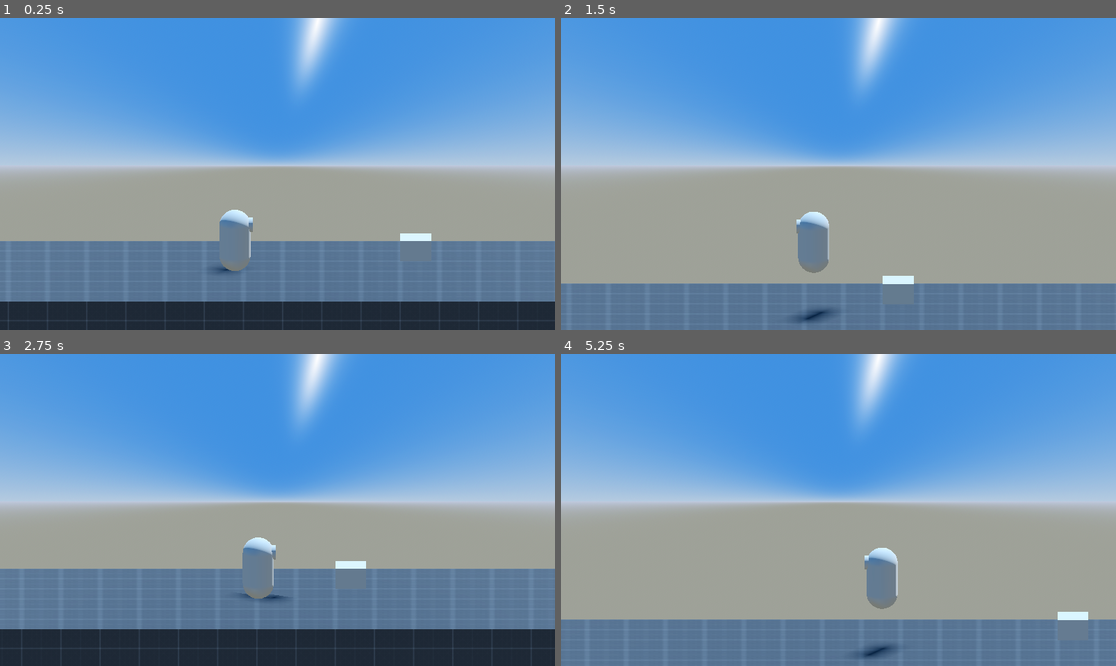
Above: before the commit, frames 1-4 (two rows, left to right).
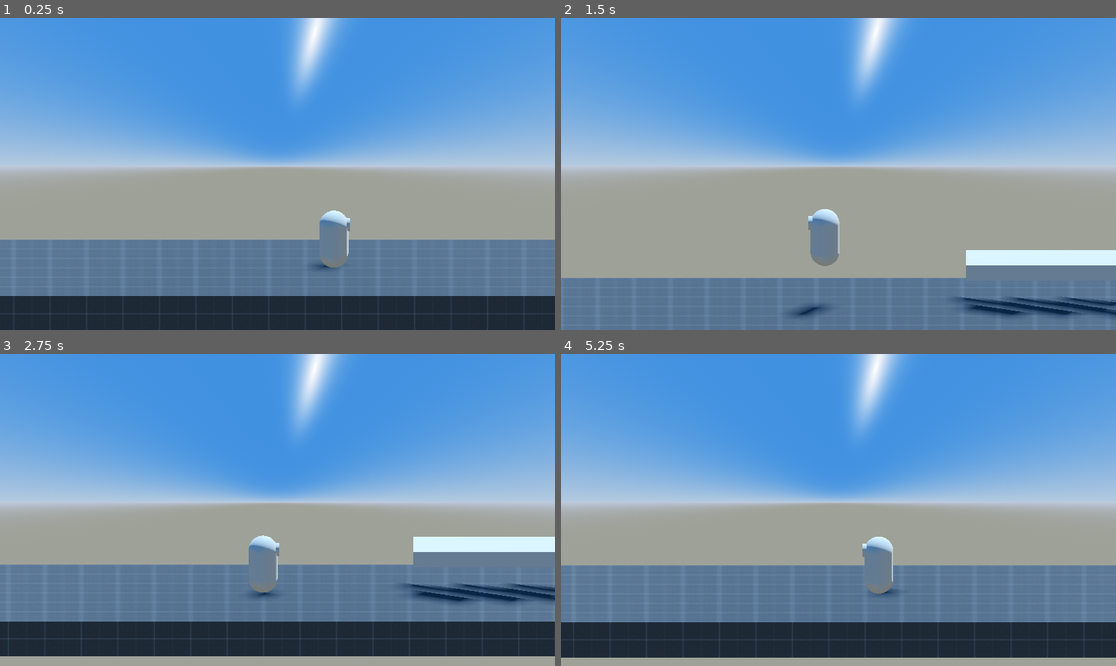
Above: after the commit, the same moments.

Repository: Studio-DIGS/project-monkey-bite
Game: Godot game, scene res://scenes/world.tscn
Two runs of this game, one before a commit and one after it. Both use one fixed random seed, a clock stepped at 60 frames per second and the inputs below. The project has no main scene, so this scene is started directly.
Inputs:
- Up to frame 1 (0.25 s): no input
- Up to frame 2 (1.5 s): hold D (right) 0.53-1.28 s; tap Space (jump) at 0.77 s; hold A (left) from 1.28 s (still down)
- Up to frame 3 (2.75 s): tap Space (jump) at 1.52 s; release A (left) at 2.03 s; hold D (right) from 2.03 s (still down)
- Up to frame 4 (5.25 s): tap Space (jump) at 3.02, 3.77, 4.52 s; release D (right) at 3.53 s; hold A (left) from 3.53 s (still down)

The runs differ from the first frame. In frame 1, 3.7% of the frame differs, in the area x 0-100%, y 61-100%; in frame 2, 6.7%; in frame 3, 11%; in frame 4, 31%, in the area x 0-100%, y 58-100%.

Commit message:
configuring movement parameters

Diff:
--- a/scenes/world.tscn
+++ b/scenes/world.tscn
@@ -40,21 +40,27 @@
 size = Vector3(500, 1, 6)
 
 [node name="CSGBox3D2" type="CSGBox3D" parent="."]
-transform = Transform3D(-4.37114e-08, 0, -1, 0, 1, 0, 1, 0, -4.37114e-08, 3.01343, 0.130621, -1.71747)
+transform = Transform3D(-8.87803e-08, 0, -5.4322, 0, 0.55144, 0, 2.03106, 0, -2.37449e-07, 9.14371, 1.42254, 0.0168887)
+use_collision = true
+
+[node name="CSGBox3D3" type="CSGBox3D" parent="."]
+transform = Transform3D(-8.87803e-08, 0, -5.4322, 0, 0.55144, 0, 2.03106, 0, -2.37449e-07, 15.4609, 3.33729, 0.0168887)
+use_collision = true
 
 [node name="Player" parent="." instance=ExtResource("2_yuvdp")]
 transform = Transform3D(-4.37114e-08, 0, -1, 0, 1, 0, 1, 0, -4.37114e-08, -2.78614, 1.41166, -0.0926752)
-ACCEL = 6.565
-JUMP_HEIGHT = 8.895
+SPEED = 7.0
+ACCEL = 7.0
+JUMP_HEIGHT = 9.0
 
 [node name="FollowCam" parent="." node_paths=PackedStringArray("target") instance=ExtResource("3_h2r7l")]
 target = NodePath("../Player")
-camera_speed = 6.0
+camera_speed = 8.0
 vertical_offset = 3.0
 
 [node name="LookAheadCam" parent="FollowCam" index="0"]
-size = 10.006
-near = 0.001
+transform = Transform3D(1, 0, 0, 0, 1, 0, 0, 0, 1, -4.47378, 0.272721, 2.61695)
+size = 10.757
 camera_speed = 1.5
 look_ahead_distance = 2.5
 
--- a/scripts/player.gd
+++ b/scripts/player.gd
@@ -1,7 +1,7 @@
 extends CharacterBody3D
 
 
-@export var SPEED = 5
+@export var SPEED = 5.0
 @export var ACCEL = 15.0
 @export var JUMP_HEIGHT = 4.5
 
